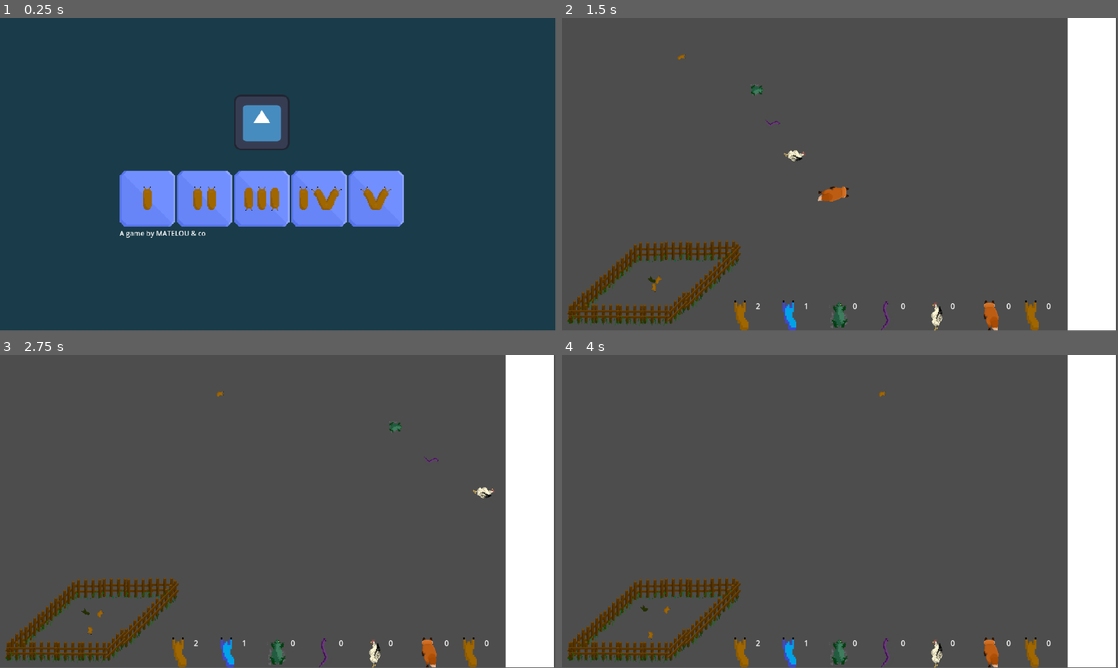
Above: before the commit, frames 1-4 (two rows, left to right).
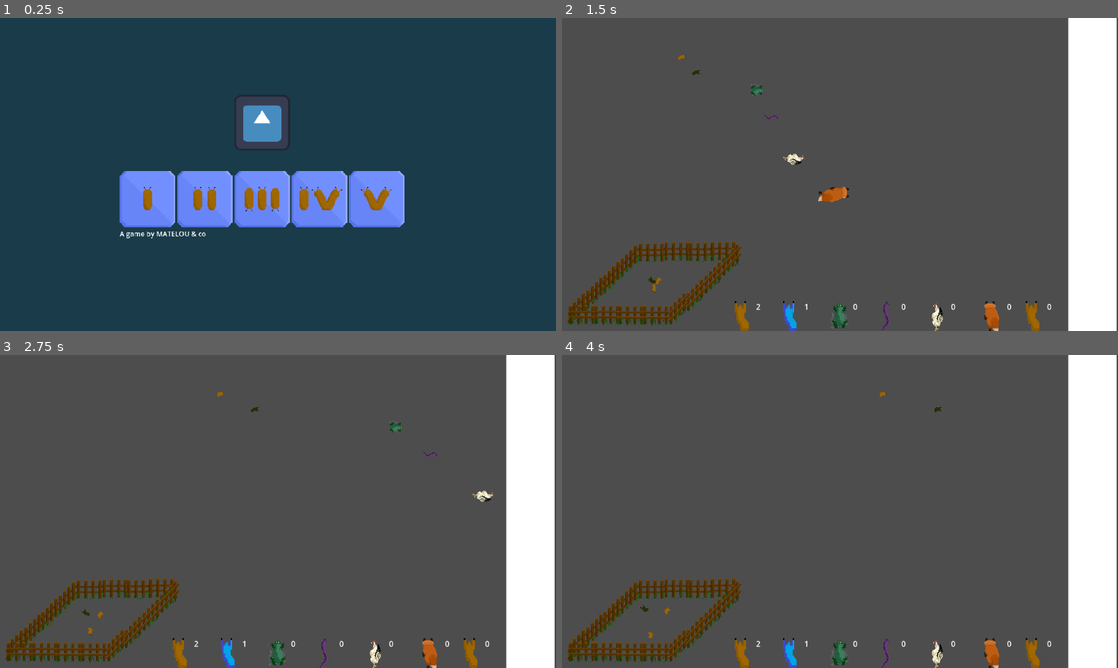
Above: after the commit, the same moments.

Repository: Skyepulse/LudumDare56
Game: Godot game, scene res://Level Scenes/control.tscn
Two runs of this game, one before a commit and one after it. Both use one fixed random seed, a clock stepped at 60 frames per second and the inputs below. The engine's default icon, where the game draws it, is replaced by a stand-in: a white triangle on a blue panel in a dark square.
Inputs (mouse positions are in pixels of both pictures, inside the frame that each line leads up to):
- Up to frame 1 (0.25 s): no input
- Up to frame 2 (1.5 s): click (706, 199) at 0.5 s; move the mouse to (662, 58) at 1.27 s; click (662, 58) at 1.42 s
- Up to frame 3 (2.75 s): move the mouse to (100, 614) at 2.02 s; click (100, 614) at 2.17 s
- Up to frame 4 (4 s): move the mouse to (650, 630) at 2.77 s; click (650, 630) at 2.92 s; move the mouse to (645, 608) at 3.52 s; click (645, 608) at 3.67 s
In our replay, the window is 799x449 before the commit and 800x450 after it. These sizes can differ from the game's own. Grey fills any space a smaller window leaves; there, only what the larger window draws over its background counts as a difference.

The runs differ from the first frame. In frame 1, 1.0% of the frame differs, in the area x 21-73%, y 27-71%; in frame 2, 1.8%, in the area x 1-100%, y 0-100%; in frame 3, 1.8%; in frame 4, 1.6%.

Commit message:
small changes

Diff:
--- a/Level Scenes/Level1.tscn
+++ b/Level Scenes/Level1.tscn
@@ -7,6 +7,7 @@
 [ext_resource type="PackedScene" uid="uid://yvkon0gr243n" path="res://Level Scenes/snake.tscn" id="5_32qtx"]
 [ext_resource type="PackedScene" uid="uid://deukhrjuqqyor" path="res://Level Scenes/chicken.tscn" id="6_uv3y2"]
 [ext_resource type="PackedScene" uid="uid://b0llnbyisa1qf" path="res://Level Scenes/fox.tscn" id="7_qh2pp"]
+[ext_resource type="PackedScene" uid="uid://2r5lcd8ragky" path="res://Level Scenes/better_slug.tscn" id="9_73wku"]
 [ext_resource type="PackedScene" uid="uid://ca16fr3xs2hdg" path="res://PrefabScenes/stack_control_ui.tscn" id="9_oglhl"]
 
 [node name="Level2" type="Node2D"]
@@ -27,14 +28,6 @@
 position = Vector2(101, 151)
 state = 2
 
-[node name="CharacterBody2D" parent="." instance=ExtResource("5_32qtx")]
-position = Vector2(104, 222)
-state = 2
-
-[node name="CharacterBody2D2" parent="." instance=ExtResource("6_uv3y2")]
-position = Vector2(105, 287)
-state = 2
-
 [node name="Fox" parent="." instance=ExtResource("7_qh2pp")]
 position = Vector2(108, 362)
 state = 2
@@ -45,3 +38,15 @@
 [node name="CanvasLayer" type="CanvasLayer" parent="."]
 
 [node name="stack_control_ui" parent="CanvasLayer" instance=ExtResource("9_oglhl")]
+
+[node name="betterSlug" parent="." instance=ExtResource("9_73wku")]
+position = Vector2(98, 115)
+state = 2
+
+[node name="snake" parent="." instance=ExtResource("5_32qtx")]
+position = Vector2(100, 210)
+state = 2
+
+[node name="chicken" parent="." instance=ExtResource("6_uv3y2")]
+position = Vector2(103, 294)
+state = 2
--- a/PrefabScenes/winning_line.tscn
+++ b/PrefabScenes/winning_line.tscn
@@ -18,6 +18,7 @@
 shape = SubResource("RectangleShape2D_ifysp")
 
 [node name="Sprite2D" type="Sprite2D" parent="."]
+z_index = -1
 rotation = 1.5708
 scale = Vector2(2000, 100)
 texture = SubResource("CanvasTexture_1anmw")
--- a/Scripts/winningLine.gd
+++ b/Scripts/winningLine.gd
@@ -77,11 +77,13 @@
 func check_win():
     if total_current_points >= total_needed_points:
         has_won = true
+        timer.stop()
         emit_signal("win")
     elif time_left > 0:
         return
     else:
         has_lost = true
+        timer.stop()
         emit_signal("lose")
 
 func debug_points():
--- a/project.godot
+++ b/project.godot
@@ -14,6 +14,10 @@
 run/main_scene="res://Level Scenes/control.tscn"
 config/features=PackedStringArray("4.3", "Forward Plus")
 config/icon="res://icon.svg"
+
+[display]
+
+window/stretch/mode="viewport"
 
 [input]
 
Not shown: 1 places in Level Scenes/Level1.tscn that only renumber resources
Not shown: 1 places in PrefabScenes/general.tscn that only renumber resources
